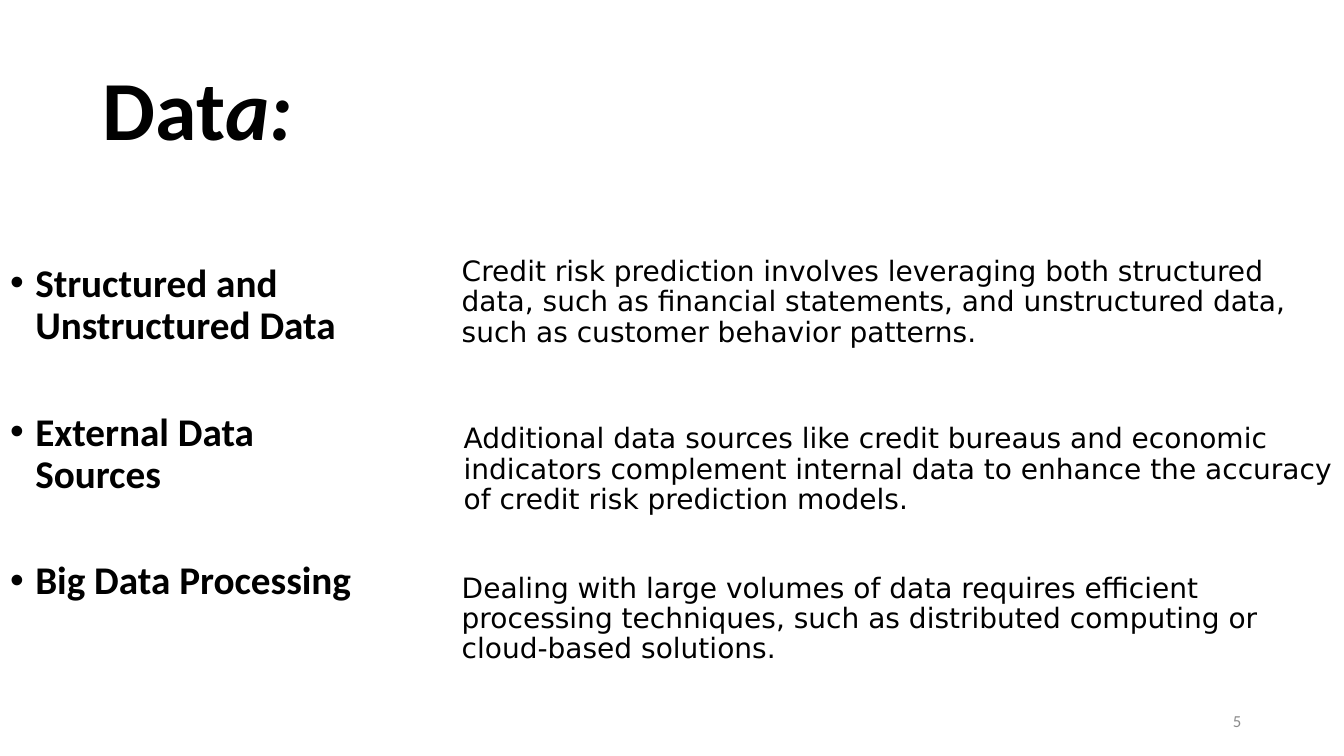
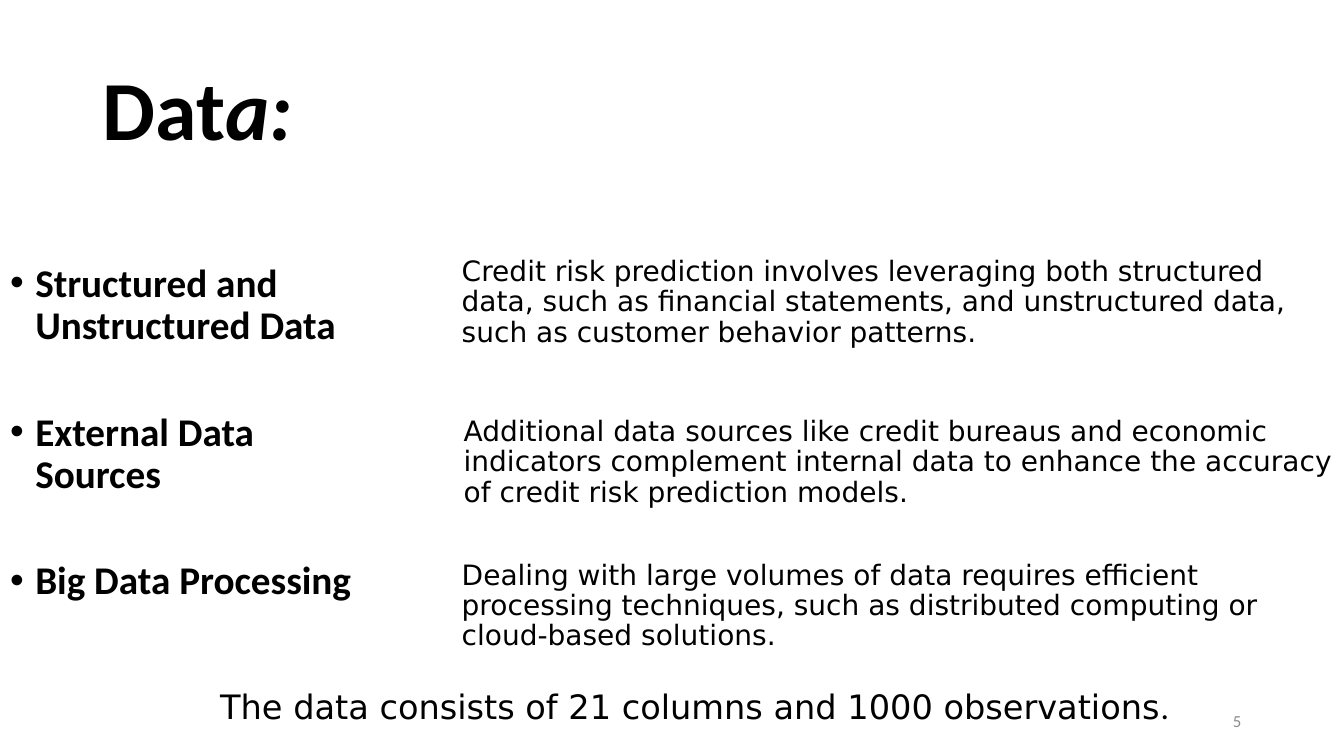
Before and after one commit to bharathdhanireddy/classification-credit-risk-, a slide deck: slide 5 of Presentation1.pptx. Drawn at 1344x756 pixels with LibreOffice and Linux fonts; fonts in the diff are those of the drawing; background and template pictures are left out. Boxes give left, top, right and bottom in pixels: in the first picture for what was removed or moved away, otherwise in the second. Text is boxed around its words. In the diff, an @@ line names an element or a change of style, - is before the commit and + after.

```diff
--- a/Presentation1.pptx
+++ b/Presentation1.pptx
@@ text "Additional data sources like credit ..." moved from (x1=464, y1=426, x2=1331, y2=515) to (x1=464, y1=419, x2=1331, y2=508) @@
@@ text "Dealing with large volumes of ..." moved from (x1=462, y1=576, x2=1258, y2=659) to (x1=462, y1=563, x2=1258, y2=646) @@
@@ text added at (x1=220, y1=693, x2=1169, y2=720), 24 pt, text #000000 @@
+The data consists of 21 columns and 1000 observations.
```
Also in this commit, not shown: 3 other slides changed.
